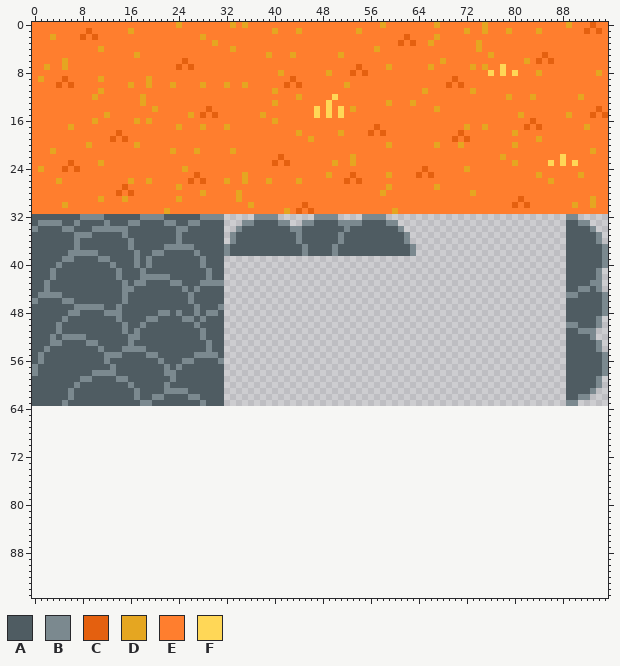
A pixel-art file gets an edit: assets/source/tileset.aseprite. The first picture shows the starting point.
96x64 pixels, 1 frame. The old version is drawn lined up with the new one, on the new canvas.
Visible layers, top first: "Wall", "Floor".
Palette (. is transparent): A #4f5c62  B #7b898f  C #e4600f  D #e5a621  E #ff7e2e  F #ffd757
Pixels before (only the part around the change), first column x 0:
57 BAAAAAAAAAAAABAAAAAAAABABAAAAAAA..........................................
58 BAAAAAAAAABBBBAAAAAAAABBAAAAAAAA..........................................
59 AAAAAAAABBAAAABBAAAAAAABAAAAAAAA..........................................
60 AAAAAAABAAAAAAAABAAAAABAAAAAAAAA..........................................
61 AAAAAABAAAAAAAAAABAAAABBBBAAAAAA..........................................
62 AAAAAABAAAAAAAAAABAABBAAAABBAAAA..........................................
63 AAAAABAAAAAAAAAAAABBAAAAAAAABAAA..........................................
64 ..........................................................................
65 ..........................................................................
66 ..........................................................................
67 ..........................................................................
68 ..........................................................................
69 ..........................................................................
70 ..........................................................................
71 ..........................................................................
72 ..........................................................................
73 ..........................................................................
74 ..........................................................................
75 ..........................................................................
76 ..........................................................................
77 ..........................................................................
78 ..........................................................................
79 ..........................................................................
80 ..........................................................................
81 ..........................................................................
82 ..........................................................................
83 ..........................................................................
84 ..........................................................................
85 ..........................................................................
86 ..........................................................................
87 ..........................................................................
88 ..........................................................................
89 ..........................................................................
90 ..........................................................................
91 ..........................................................................
92 ..........................................................................
93 ..........................................................................
94 ..........................................................................
95 ..........................................................................
Once edited:
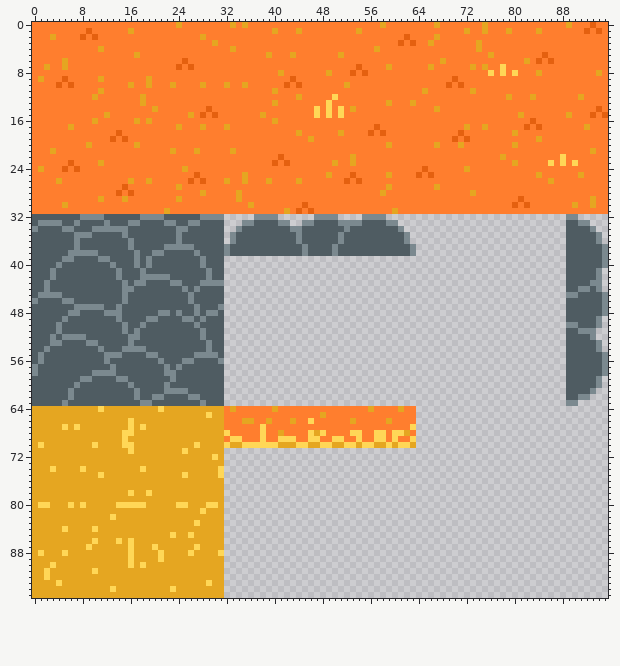
Change:
canvas 96x64 -> 96x96
Changed rows in their new state; - is an unchanged pixel.
first column x 0:
64 DDDDDDDDDDDFDDDDDDDDDFDDDDDDDDDDEDEEEEEEDEEEEEEEEEEEEEEEDEEEEDEE
65 DDDDDDDDDDDDDDDDDDDDDDDDDDDDDFDDEEEEEEEEEEEEEEEEDEEEEEEEEEEEEEEE
66 DDDDDDDDDDDDDDDDFDDDDDDDDDDDDDDDEEEDDEEDEEEDEEFEEEEEEDEEEEEDEEEE
67 DDDDDFDFDDDDDDDDFDFDDDDDDDDDDDDDEEEEEEFEEEEEEEEEEEEEEEEEEEEEEEEF
68 DDDDDDDDDDDDDDDFFDDDDDDDDDDDDDDDFEEEEEFEEDEEEEFDFEEEEFFEEFFEFFDE
69 DDDDDDDDDDDDDDDFDDDDDDDDDDDDDDDDEFFEEEFEEFFFEEFFEEFFEEFEEFFEFEEF
70 DFDDDDDDDDFDDDDFFDDDDDDDDDDFDDDDFDDFFFFFFDDDFFDDFFDDFFDFFDDFDFFD
71 DDDDDDDDDDDDDDDDFDDDDDDDDFDDDDDD--------------------------------
72 DDDDDDDDDDDDDDDDDDDDDDDDDDDDDDFD--------------------------------
73 DDDDDDDDDDDDDDDDDDDDDDDDDDDDDDDD--------------------------------
74 DDDFDDDDFDDDDDDDDDFDDDDDDDDDDDDF--------------------------------
75 DDDDDDDDDDDFDDDDDDDDDDDDDFDDDDDF--------------------------------
76 DDDDDDDDDDDDDDDDDDDDDDDDDDDDDDDD--------------------------------
77 DDDDDDDDDDDDDDDDDDDDDDDDDDDDDDDD--------------------------------
78 DDDDDDDDDDDDDDDDFDDFDDDDDDDDDDDD--------------------------------
79 DDDDDDDDDDDDDDDDDDDDDDDDDDDDDDDD--------------------------------
80 DFFDDDFDFDDDDDFFFFFDDDDDFFDDDFFD--------------------------------
81 DDDDDDDDDDDDDDDDDDDDDDDDDDDDFDDD--------------------------------
82 DDDDDDDDDDDDDFDDDDDDDDDDDDDDDDDD--------------------------------
83 DDDDDDDDDDDDDDDDDDDDDDDDDDDFDDDD--------------------------------
84 DDDDDFDDDDFDDDDDDDDDDDDDDDDDDDDD--------------------------------
85 DDDDDDDDDDDDDDDDDDDDDDDFDDFDDDDD--------------------------------
86 DDDDDDDDDDFDDDFDFDDDDDDDDDDDDDDD--------------------------------
87 DDDDDDDDDFDDDDDDFDDDFDDDDDDFDDDD--------------------------------
88 DFDDDFDDDDDDDDDDFDDDDFDDDDFDDDDF--------------------------------
89 DDDDDDDDDDDDDDDDFDDDDFDDDDDDDDDD--------------------------------
90 DDDFDDDDDDDDDDDDFDFDDDDDDDDDDDDD--------------------------------
91 DDFDDDDDDDFDDDDDDDDDDDDDDDDDDDDD--------------------------------
92 DDFDDDDDDDDDDDDDDDDDDDDDDDDDDDDD--------------------------------
93 DDDDFDDDDDDDDDDDDDDDDDDDDDDDDFDD--------------------------------
94 DDDDDDDDDDDDDFDDDDDDDDDFDDDDDDDD--------------------------------
95 DDDDDDDDDDDDDDDDDDDDDDDDDDDDDDDD--------------------------------
Pixel boxes of the changes (left, top, right, bottom) in both pictures:
added: (32, 406, 416, 598)
